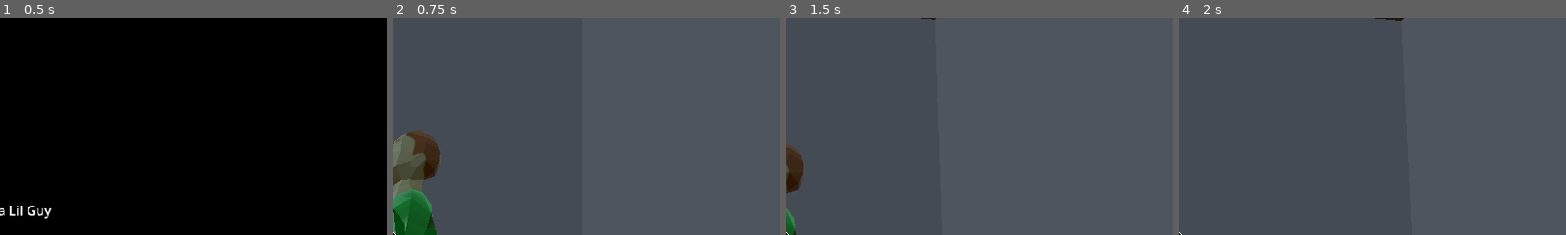
Above: before the commit, frames 1-4 (left to right).
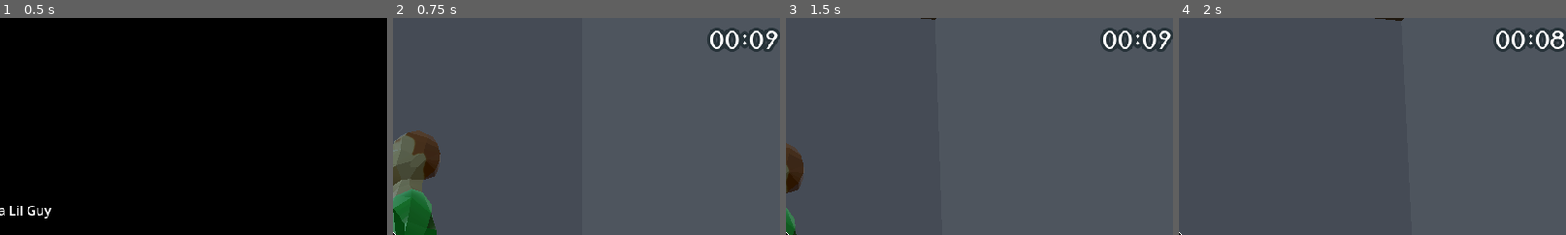
Above: after the commit, the same moments.

Repository: fleetfoxx/little-mischief
Game: Godot game, scene res://Scenes/Game/game.tscn
Same seed, same stepped clock (60 frames per second), same inputs: the game is played once before the commit and once after it. The engine's default icon, where the game draws it, is replaced by a stand-in: a white triangle on a blue panel in a dark square.
Inputs (mouse positions are % of the whole screen's width and height, from its top left):
- Up to frame 1 (0.5 s): no input
- Up to frame 2 (0.75 s): click "Play" at 0.5 s
- Up to frame 3 (1.5 s): tap Enter at 1.25 s; move the mouse to (55, 50) at 1.27 s; press the mouse at (55, 50) at 1.28 s; hold W (move-forward) from 1.28 s (still down)
- Up to frame 4 (2 s): keep holding W (move-forward); tap Space (jump) at 1.52 s
The pictures show only the part of the screen within x 50-100%, y 0-50%; the shares and areas given below are measured in that part.

Frame 1 is identical in both runs. In frame 2, 1.6% of the frame differs, in the area x 81-100%, y 4-16%; in frame 3, 1.6%; in frame 4, 1.6%.

Commit message:
Add game over sequence.

Diff:
--- a/Scenes/Game/game.gd
+++ b/Scenes/Game/game.gd
@@ -2,10 +2,24 @@
 extends Node
 
 @export var _mainMenu: MainMenu;
+@export var _gameOverUI: GameOverUI;
+
 
 func _ready():
   _mainMenu.start_game.connect(startGame);
+  _gameOverUI.onRestartGame.connect(startGame);
+  GameStateManager.game_state_changed.connect(handleGameStateChanged);
+
 
 func startGame():
   _mainMenu.hide();
+  _gameOverUI.hide();
   Input.mouse_mode = Input.MOUSE_MODE_CAPTURED;
+  GameStateManager.reinitialize();
+  # TODO: Reinitialize room.
+
+
+func handleGameStateChanged(state: GameState):
+  if (GameStateManager.isGameOver):
+    _gameOverUI.startGameOverSequence();
+    # TODO: freeze game world?
--- a/Scenes/Game/game.tscn
+++ b/Scenes/Game/game.tscn
@@ -1,16 +1,21 @@
-[gd_scene load_steps=4 format=3 uid="uid://cyv256qiu7q5p"]
+[gd_scene load_steps=5 format=3 uid="uid://cyv256qiu7q5p"]
 
 [ext_resource type="PackedScene" uid="uid://bm22qhgxthmiv" path="res://Scenes/UI/MainMenu/main_menu.tscn" id="1_mv0hc"]
 [ext_resource type="Script" uid="uid://c6gac48bhefwb" path="res://Scenes/Game/game.gd" id="1_qxfds"]
+[ext_resource type="PackedScene" uid="uid://b0domjmmetbwb" path="res://Scenes/UI/GameOver/game_over_ui.tscn" id="3_i1e5p"]
 [ext_resource type="PackedScene" uid="uid://c7u34p4e5uai4" path="res://Scenes/GameWorld/game_world.tscn" id="3_qikps"]
 
-[node name="Game" type="Node" node_paths=PackedStringArray("_mainMenu")]
+[node name="Game" type="Node" node_paths=PackedStringArray("_mainMenu", "_gameOverUI")]
 script = ExtResource("1_qxfds")
 _mainMenu = NodePath("CanvasLayer/MainMenu")
+_gameOverUI = NodePath("CanvasLayer/GameOver")
 
 [node name="CanvasLayer" type="CanvasLayer" parent="."]
 layer = 2
 
 [node name="MainMenu" parent="CanvasLayer" instance=ExtResource("1_mv0hc")]
 
+[node name="GameOver" parent="CanvasLayer" instance=ExtResource("3_i1e5p")]
+visible = false
+
 [node name="GameWorld" parent="." instance=ExtResource("3_qikps")]
--- a/Scenes/Player/HUD/player_hud.tscn
+++ b/Scenes/Player/HUD/player_hud.tscn
@@ -10,7 +10,7 @@
 [ext_resource type="Texture2D" uid="uid://dnj53yv7fyign" path="res://Scenes/Player/HUD/lil-guy-bust.png" id="6_g1klr"]
 [ext_resource type="Texture2D" uid="uid://bqt50jttdkg4d" path="res://Scenes/Player/HUD/lil-guy-frame-bottom.png" id="7_skbyo"]
 
-[node name="HUD" type="Control" node_paths=PackedStringArray("_pointsLabel", "_chainLabel", "_chainMultLabel")]
+[node name="HUD" type="Control" node_paths=PackedStringArray("_pointsLabel", "_chainLabel", "_chainMultLabel", "_countdownLabel")]
 layout_mode = 3
 anchors_preset = 15
 anchor_right = 1.0
@@ -23,6 +23,7 @@
 _pointsLabel = NodePath("BoxContainer2/Points")
 _chainLabel = NodePath("BoxContainer/CurrentChain")
 _chainMultLabel = NodePath("BoxContainer/CurrentChainCalc")
+_countdownLabel = NodePath("BoxContainer2/Countdown")
 
 [node name="BoxContainer2" type="BoxContainer" parent="."]
 layout_mode = 1
@@ -115,6 +116,11 @@
 size_flags_vertical = 0
 text = "123"
 
+[node name="Countdown" type="Label" parent="BoxContainer2"]
+layout_mode = 2
+size_flags_vertical = 0
+text = "00:00"
+
 [node name="BoxContainer" type="BoxContainer" parent="."]
 layout_mode = 1
 anchors_preset = 12
--- a/Scenes/Player/hud.gd
+++ b/Scenes/Player/hud.gd
@@ -3,10 +3,16 @@
 @export var _pointsLabel: Label;
 @export var _chainLabel: Label;
 @export var _chainMultLabel: Label;
+@export var _countdownLabel: Label;
 
+var _updateTimer: Timer;
 
 func _ready():
   GameStateManager.game_state_changed.connect(handleGameStateChanged);
+  _updateTimer = Timer.new();
+  add_child(_updateTimer);
+  _updateTimer.timeout.connect(updateHUD);
+  _updateTimer.start(1);
 
 
 func sum(acc: int, val: PointsEvent):
@@ -19,12 +25,26 @@
 
 func handleGameStateChanged(state: GameState):
   _pointsLabel.text = str(state.points);
-  var mult = state.currentChain.size();
+  var mult := state.currentChain.size();
   if (mult == 0):
     _chainLabel.text = "";
     _chainMultLabel.text = "";
   else:
     var total = state.currentChain.reduce(sum, 0);
-    var chain = " + ".join(state.currentChain.map(selectSource));
+    var chain := " + ".join(state.currentChain.map(selectSource));
     _chainLabel.text = chain;
     _chainMultLabel.text = "%d x %d" % [total, mult];
+
+  # Update countdown
+  updateHUD();
+
+
+func updateHUD():
+  var currentTime := Time.get_unix_time_from_system();
+  var diff := GameStateManager.gameState.secondsUntilMomArrives - (currentTime - GameStateManager.gameState.startTimeStamp);
+  if (diff < 0):
+    _countdownLabel.text = "00:00";
+  else:
+    var minutes := floor(diff / 60) as int;
+    var seconds := floor(diff) as int % 60;
+    _countdownLabel.text = "%02d:%02d" % [minutes, seconds];
--- /dev/null
+++ b/Scenes/UI/DialogBox/dialog_box.gd
@@ -0,0 +1,32 @@
+class_name DialogBox
+extends MarginContainer
+
+signal finished(text: String);
+
+@export var _text: Label;
+@export var _revealSpeed := 0.1;
+
+var _isRevealing := false;
+
+
+func _process(delta):
+  if (_isRevealing):
+    _text.visible_ratio += _revealSpeed * delta;
+    if (_text.visible_ratio >= 1.0):
+      # finished.emit(_text.text);
+      _isRevealing = false;
+
+
+func _unhandled_input(event):
+  if (event.is_action_pressed("progress-dialog")):
+    if (_isRevealing):
+      _text.visible_ratio = 1.0;
+    else:
+      finished.emit(_text.text);
+
+
+func revealText(text: String):
+  show();
+  _text.text = text;
+  _text.visible_ratio = 0;
+  _isRevealing = true;
--- /dev/null
+++ b/Scenes/UI/DialogBox/dialog_box.tscn
@@ -0,0 +1,33 @@
+[gd_scene load_steps=2 format=3 uid="uid://cir2amo1trdnu"]
+
+[ext_resource type="Script" uid="uid://r5r1gjdk6rab" path="res://Scenes/UI/DialogBox/dialog_box.gd" id="1_4lyak"]
+
+[node name="DialogBox" type="MarginContainer" node_paths=PackedStringArray("_text")]
+visible = false
+anchors_preset = 12
+anchor_top = 1.0
+anchor_right = 1.0
+anchor_bottom = 1.0
+offset_top = -60.0
+grow_horizontal = 2
+grow_vertical = 0
+theme_override_constants/margin_left = 16
+theme_override_constants/margin_top = 16
+theme_override_constants/margin_right = 16
+theme_override_constants/margin_bottom = 16
+script = ExtResource("1_4lyak")
+_text = NodePath("Text")
+
+[node name="Background" type="ColorRect" parent="."]
+layout_mode = 2
+color = Color(0, 0, 0, 0.556863)
+
+[node name="Text" type="Label" parent="."]
+custom_minimum_size = Vector2(0, 16)
+layout_mode = 2
+text = "I thought I asked you to clean this room before I got home..."
+horizontal_alignment = 1
+vertical_alignment = 1
+autowrap_mode = 3
+visible_characters = 0
+visible_ratio = 0.0
--- /dev/null
+++ b/Scenes/UI/GameOver/game_over_ui.gd
@@ -0,0 +1,61 @@
+class_name GameOverUI
+extends Control
+
+signal onRestartGame();
+
+@export var _anim: AnimationPlayer;
+@export var _dialogBox: DialogBox;
+@export var _replayButton: Button;
+@export var _finalStats: Control;
+
+
+var _isStarted := false;
+
+
+var dialogItems := {
+  "intro": "I thought I asked you to have this room cleaned by the time I got home...",
+  "good": "I want to be mad, but you're just such a cute little guy! Do you like video games?",
+  "bad": "What are you staring at, little guy? Get to work!",
+  "secret": "Oh! Thanks for staying clean in here! Aww, aren't you a cute little guy!"
+};
+
+
+func _ready():
+  _anim.animation_finished.connect(handleAnimFinished);
+  _dialogBox.finished.connect(handleDialogFinished);
+  _replayButton.pressed.connect(restartGame);
+  _finalStats.hide();
+
+
+func restartGame():
+  onRestartGame.emit();
+
+
+func startGameOverSequence():
+  if (_isStarted): return;
+  Input.mouse_mode = Input.MOUSE_MODE_VISIBLE;
+  print("starting game over sequence");
+  _isStarted = true;
+  _finalStats.hide();
+  show();
+  _anim.play("game-over-intro");
+
+
+func handleAnimFinished(anim_name: StringName):
+  print("anim finished: " + anim_name);
+  if (anim_name == "game-over-intro"):
+    print("revealing intro text");
+    _dialogBox.revealText(dialogItems["intro"]);
+
+
+func handleDialogFinished(text: String):
+  print("dialog finished: " + text);
+  if (text == dialogItems["intro"]):
+    if (GameStateManager.didWin):
+      _dialogBox.revealText(dialogItems["good"]);
+    elif (GameStateManager.gameState.points == 0):
+      _dialogBox.revealText(dialogItems["secret"]);
+    else:
+      _dialogBox.revealText(dialogItems["bad"]);
+  else:
+    _finalStats.show();
--- /dev/null
+++ b/Scenes/UI/GameOver/game_over_ui.tscn
@@ -0,0 +1,214 @@
+[gd_scene load_steps=11 format=3 uid="uid://b0domjmmetbwb"]
+
+[ext_resource type="Texture2D" uid="uid://cr1nhoamxu6in" path="res://Scenes/UI/GameOver/game-over-door-closed.png" id="1_0glwe"]
+[ext_resource type="Script" uid="uid://b1mhrg8usd0wa" path="res://Scenes/UI/GameOver/game_over_ui.gd" id="1_jusm0"]
+[ext_resource type="Texture2D" uid="uid://inxv135qsmgh" path="res://Scenes/UI/GameOver/game-over-door-open.png" id="2_jusm0"]
+[ext_resource type="PackedScene" uid="uid://cir2amo1trdnu" path="res://Scenes/UI/DialogBox/dialog_box.tscn" id="4_tjmap"]
+
+[sub_resource type="Theme" id="Theme_0glwe"]
+default_font_size = 20
+
+[sub_resource type="Animation" id="Animation_0glwe"]
+resource_name = "door-shake-open"
+length = 0.4
+tracks/0/type = "value"
+tracks/0/imported = false
+tracks/0/enabled = true
+tracks/0/path = NodePath("DoorOpened:position")
+tracks/0/interp = 1
+tracks/0/loop_wrap = true
+tracks/0/keys = {
+"times": PackedFloat32Array(0, 0.0666667, 0.133333, 0.2, 0.266667, 0.333333),
+"transitions": PackedFloat32Array(1, 1, 1, 1, 1, 1),
+"update": 0,
+"values": [Vector2(0, 0), Vector2(-1.955, 2.22), Vector2(2.63, 1.6), Vector2(-2.47, 2.195), Vector2(-1.665, -3.165), Vector2(0, 0)]
+}
+
+[sub_resource type="Animation" id="Animation_jusm0"]
+length = 0.001
+tracks/0/type = "value"
+tracks/0/imported = false
+tracks/0/enabled = true
+tracks/0/path = NodePath("DoorOpened:position")
+tracks/0/interp = 1
+tracks/0/loop_wrap = true
+tracks/0/keys = {
+"times": PackedFloat32Array(0),
+"transitions": PackedFloat32Array(1),
+"update": 0,
+"values": [Vector2(0, 0)]
+}
+tracks/1/type = "bezier"
+tracks/1/imported = false
+tracks/1/enabled = true
+tracks/1/path = NodePath("FadeInOutMask:color:a")
+tracks/1/interp = 1
+tracks/1/loop_wrap = true
+tracks/1/keys = {
+"handle_modes": PackedInt32Array(0),
+"points": PackedFloat32Array(1, -0.25, 0, 0.25, 0),
+"times": PackedFloat32Array(0)
+}
+tracks/2/type = "value"
+tracks/2/imported = false
+tracks/2/enabled = true
+tracks/2/path = NodePath("DoorOpened:visible")
+tracks/2/interp = 1
+tracks/2/loop_wrap = true
+tracks/2/keys = {
+"times": PackedFloat32Array(0),
+"transitions": PackedFloat32Array(1),
+"update": 1,
+"values": [false]
+}
+
+[sub_resource type="Animation" id="Animation_tjmap"]
+resource_name = "fade-in"
+tracks/0/type = "bezier"
+tracks/0/imported = false
+tracks/0/enabled = true
+tracks/0/path = NodePath("FadeInOutMask:color:a")
+tracks/0/interp = 1
+tracks/0/loop_wrap = true
+tracks/0/keys = {
+"handle_modes": PackedInt32Array(0, 0),
+"points": PackedFloat32Array(1, -0.25, 0, 0.25, 0, 0, -0.25, 0, 0.25, 0),
+"times": PackedFloat32Array(0, 1)
+}
+
+[sub_resource type="Animation" id="Animation_ccb6y"]
+resource_name = "game-over-intro"
+length = 2.0
+tracks/0/type = "bezier"
+tracks/0/imported = false
+tracks/0/enabled = true
+tracks/0/path = NodePath("FadeInOutMask:color:a")
+tracks/0/interp = 1
+tracks/0/loop_wrap = true
+tracks/0/keys = {
+"handle_modes": PackedInt32Array(0, 0),
+"points": PackedFloat32Array(1, -0.25, 0, 0.25, 0, 0, -0.25, 0, 0.25, 0),
+"times": PackedFloat32Array(0, 0.5)
+}
+tracks/1/type = "value"
+tracks/1/imported = false
+tracks/1/enabled = true
+tracks/1/path = NodePath("DoorOpened:visible")
+tracks/1/interp = 1
+tracks/1/loop_wrap = true
+tracks/1/keys = {
+"times": PackedFloat32Array(0, 1),
+"transitions": PackedFloat32Array(1, 1),
+"update": 1,
+"values": [false, true]
+}
+tracks/2/type = "value"
+tracks/2/imported = false
+tracks/2/enabled = true
+tracks/2/path = NodePath("DoorOpened:position")
+tracks/2/interp = 1
+tracks/2/loop_wrap = true
+tracks/2/keys = {
+"times": PackedFloat32Array(0, 1.00114, 1.0678, 1.13447, 1.20114, 1.2678, 1.33447),
+"transitions": PackedFloat32Array(1, 1, 1, 1, 1, 1, 1),
+"update": 0,
+"values": [Vector2(0, 0), Vector2(0, 0), Vector2(-1.955, 2.22), Vector2(2.63, 1.6), Vector2(-2.47, 2.195), Vector2(-1.665, -3.165), Vector2(0, 0)]
+}
+
+[sub_resource type="AnimationLibrary" id="AnimationLibrary_tjmap"]
+_data = {
+&"RESET": SubResource("Animation_jusm0"),
+&"door-shake-open": SubResource("Animation_0glwe"),
+&"fade-in": SubResource("Animation_tjmap"),
+&"game-over-intro": SubResource("Animation_ccb6y")
+}
+
+[node name="GameOver" type="Control" node_paths=PackedStringArray("_anim", "_dialogBox", "_replayButton", "_finalStats")]
+layout_mode = 3
+anchors_preset = 15
+anchor_right = 1.0
+anchor_bottom = 1.0
+grow_horizontal = 2
+grow_vertical = 2
+theme = SubResource("Theme_0glwe")
+script = ExtResource("1_jusm0")
+_anim = NodePath("AnimationPlayer")
+_dialogBox = NodePath("DialogBox")
+_replayButton = NodePath("FinalStats/BoxContainer/ReplayButton")
+_finalStats = NodePath("FinalStats")
+
+[node name="DoorClosed" type="TextureRect" parent="."]
+layout_mode = 1
+anchors_preset = 15
+anchor_right = 1.0
+anchor_bottom = 1.0
+grow_horizontal = 2
+grow_vertical = 2
+texture = ExtResource("1_0glwe")
+
+[node name="DoorOpened" type="TextureRect" parent="."]
+visible = false
+layout_mode = 1
+anchors_preset = 15
+anchor_right = 1.0
+anchor_bottom = 1.0
+grow_horizontal = 2
+grow_vertical = 2
+texture = ExtResource("2_jusm0")
+
+[node name="FadeInOutMask" type="ColorRect" parent="."]
+layout_mode = 1
+anchors_preset = 15
+anchor_right = 1.0
+anchor_bottom = 1.0
+grow_horizontal = 2
+grow_vertical = 2
+color = Color(0, 0, 0, 1)
+
+[node name="DialogBox" parent="." instance=ExtResource("4_tjmap")]
+layout_mode = 1
+offset_top = -106.0
+_revealSpeed = 0.5
+
+[node name="FinalStats" type="MarginContainer" parent="."]
+visible = false
+layout_mode = 1
+anchors_preset = 15
+anchor_right = 1.0
+anchor_bottom = 1.0
+grow_horizontal = 2
+grow_vertical = 2
+theme_override_constants/margin_left = 0
+
+[node name="ColorRect" type="ColorRect" parent="FinalStats"]
+layout_mode = 2
+color = Color(0, 0, 0, 0.960784)
+
+[node name="BoxContainer" type="BoxContainer" parent="FinalStats"]
+layout_mode = 2
+theme_override_constants/separation = 32
+alignment = 1
+vertical = true
+
+[node name="Label" type="Label" parent="FinalStats/BoxContainer"]
+layout_mode = 2
+text = "Thanks for playing!"
+horizontal_alignment = 1
+vertical_alignment = 1
+
+[node name="Label2" type="Label" parent="FinalStats/BoxContainer"]
+layout_mode = 2
+theme_override_colors/font_color = Color(0.7128, 0.72, 0.71304, 0.8)
+theme_override_font_sizes/font_size = 16
+text = "Made with <3 by Fleetfoxx"
+horizontal_alignment = 1
+vertical_alignment = 1
+
+[node name="ReplayButton" type="Button" parent="FinalStats/BoxContainer"]
+layout_mode = 2
+text = "Play Again"
+
+[node name="AnimationPlayer" type="AnimationPlayer" parent="."]
+libraries = {
+&"": SubResource("AnimationLibrary_tjmap")
+}
--- a/Scripts/game_state.gd
+++ b/Scripts/game_state.gd
@@ -2,3 +2,5 @@
 
 var points := 0;
 var currentChain: Array[PointsEvent] = [];
+var startTimeStamp: float; # Time.get_unix_time_from_system()
+var secondsUntilMomArrives: int;
--- a/Scripts/game_state_manager.gd
+++ b/Scripts/game_state_manager.gd
@@ -2,24 +2,51 @@
 
 signal game_state_changed(state: GameState);
 
+var gameState := GameState.new();
 
-var _gameState := GameState.new();
+var _gameOverTimer: Timer;
+var _chainTimer: Timer;
 var _timeToCombo := 3;
-var _chainTimer: Timer;
+
+# var secondsUntilMomArrives := 60 * 5; # 5 min
+var secondsUntilMomArrives := 10; # for testing
+var pointsToWin := 500;
+var didWin: bool:
+  get:
+    return gameState.points >= pointsToWin;
+
+
+var isGameOver : bool:
+  get:
+    var current = Time.get_unix_time_from_system();
+    return gameState.startTimeStamp + secondsUntilMomArrives <= current;
 
 
 func _ready():
   _chainTimer = Timer.new();
   add_child(_chainTimer);
   _chainTimer.timeout.connect(onChainTimeout);
+
+  _gameOverTimer = Timer.new();
+  add_child(_gameOverTimer);
+  _gameOverTimer.timeout.connect(onGameOverTimerElapsed);
+
   await get_tree().process_frame;
-  game_state_changed.emit(_gameState);
+  reinitialize();
+
+
+func reinitialize():
+  gameState = GameState.new();
+  gameState.startTimeStamp = Time.get_unix_time_from_system(); # TODO: ensure this isn't called until the game starts. perhaps this logic belongs in the GameWorld scene?
+  gameState.secondsUntilMomArrives = secondsUntilMomArrives;
+  game_state_changed.emit(gameState);
+  _gameOverTimer.start(1);
 
 
 func addPoints(amt: int, source: String):
-  # _gameState.set("points", _gameState.get("points") + amt);
-  _gameState.currentChain.append(PointsEvent.new(amt, source));
-  game_state_changed.emit(_gameState);
+  # gameState.set("points", gameState.get("points") + amt);
+  gameState.currentChain.append(PointsEvent.new(amt, source));
+  game_state_changed.emit(gameState);
   _chainTimer.start(_timeToCombo);
 
 
@@ -28,7 +55,12 @@
 
 
 func onChainTimeout():
-  var chainTotal = _gameState.currentChain.reduce(sum, 0) * _gameState.currentChain.size();
-  _gameState.set("points", _gameState.get("points") + chainTotal);
-  _gameState.currentChain = [];
-  game_state_changed.emit(_gameState);
+  var chainTotal = gameState.currentChain.reduce(sum, 0) * gameState.currentChain.size();
+  gameState.set("points", gameState.get("points") + chainTotal);
+  gameState.currentChain = [];
+  game_state_changed.emit(gameState);
+
+
+func onGameOverTimerElapsed():
+  if (isGameOver):
+    game_state_changed.emit(gameState);
--- a/project.godot
+++ b/project.godot
@@ -76,6 +76,11 @@
 "events": [Object(InputEventMouseButton,"resource_local_to_scene":false,"resource_name":"","device":-1,"window_id":0,"a …(258 unchanged characters)…
 ]
 }
+progress-dialog={
+"deadzone": 0.2,
+"events": [Object(InputEventKey,"resource_local_to_scene":false,"resource_name":"","device":-1,"window_id":0,"alt_pressed":false,"shift_pressed":false,"ctrl_pressed":false,"meta_pressed":false,"pressed":false,"keycode":0,"physical_keycode":32,"key_label":0,"unicode":32,"location":0,"echo":false,"script":null)
+]
+}
 
 [layer_names]
 
Binary file changed: Scenes/Player/HUD/hud.aseprite
Not shown, added: Scenes/UI/DialogBox/dialog_box.gd.uid
Binary file added: Scenes/UI/GameOver/game-over-door-closed.png
Not shown, added: Scenes/UI/GameOver/game-over-door-closed.png.import
Binary file added: Scenes/UI/GameOver/game-over-door-open.png
Not shown, added: Scenes/UI/GameOver/game-over-door-open.png.import
Binary file added: Scenes/UI/GameOver/game-over.aseprite
Not shown, added: Scenes/UI/GameOver/game_over_ui.gd.uid
